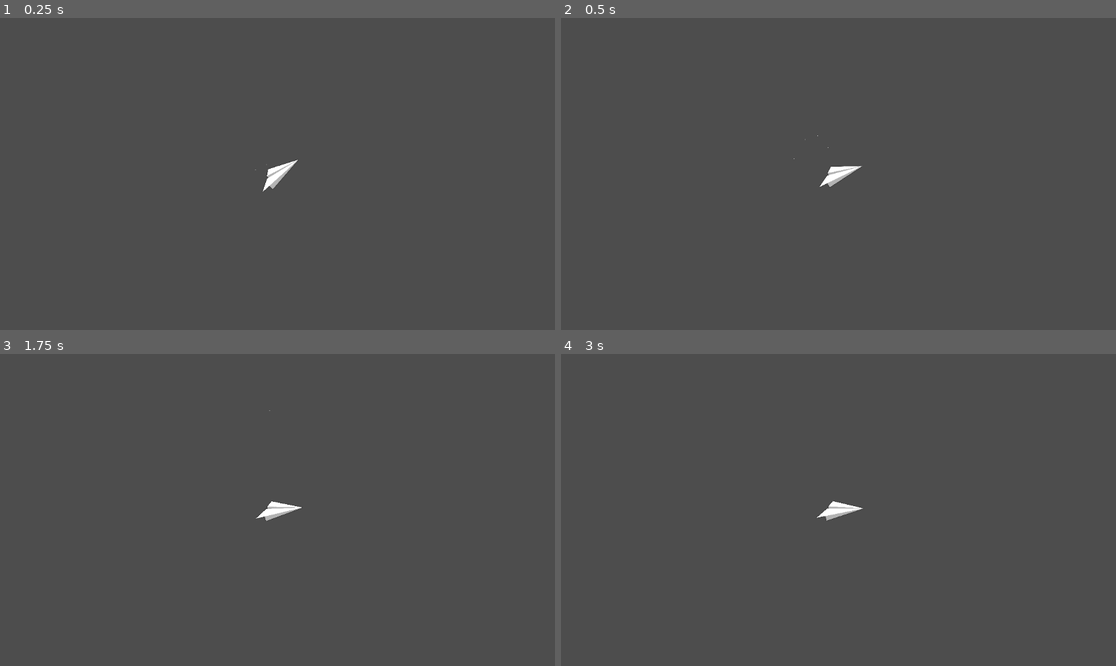
Above: before the commit, frames 1-4 (two rows, left to right).
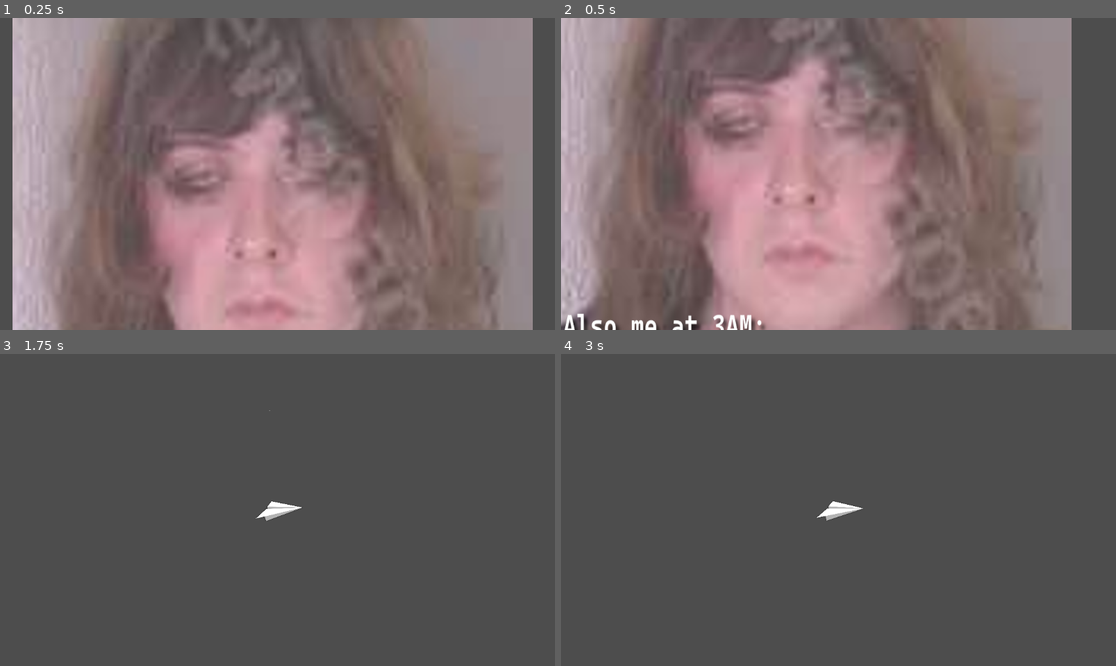
Above: after the commit, the same moments.

Repository: MrCenji/godotproject
Game: Godot game, scene res://Scenes/paper_airplane_game.tscn
Two runs of this game, one before a commit and one after it. Both use one fixed random seed, a clock stepped at 60 frames per second and the inputs below. Before the commit the project has no main scene; this scene is started directly in both runs.
Inputs:
- Up to frame 1 (0.25 s): no input
- Up to frame 2 (0.5 s): no input
- Up to frame 3 (1.75 s): tap Enter (ui_accept) at 0.5, 0.77, 1.52 s; hold Right (ui_right) from 0.53 s (still down)
- Up to frame 4 (3 s): tap Enter (ui_accept) at 2, 2.75 s; release Right (ui_right) at 2.03 s; hold Left (ui_left) 2.03-2.78 s; hold Right (ui_right) from 2.78 s (still down)

The runs differ from the first frame. In frame 1, 86% of the frame differs, in the area x 2-96%, y 0-100%; in frame 2, 87%, in the area x 0-92%, y 0-100%; in frame 3, less than 0.1%; in frame 4, less than 0.1%.

Commit message:
background
background

Diff:
--- a/Scenes/paper_airplane_game.tscn
+++ b/Scenes/paper_airplane_game.tscn
@@ -1,7 +1,8 @@
-[gd_scene load_steps=4 format=3 uid="uid://brs31h5lrtso8"]
+[gd_scene load_steps=5 format=3 uid="uid://brs31h5lrtso8"]
 
 [ext_resource type="Script" path="res://scripts/paper_airplane.gd" id="1_du8bt"]
 [ext_resource type="Texture2D" uid="uid://cgsln2krvrcqc" path="res://Textures/PaperAirplane-01.png" id="2_yxcl1"]
+[ext_resource type="Texture2D" uid="uid://cxhpskmpf0qgo" path="res://Textures/gigglebaitpost.png" id="3_0l4p6"]
 
 [sub_resource type="RectangleShape2D" id="RectangleShape2D_i6hxl"]
 size = Vector2(40, 94)
@@ -24,3 +25,10 @@
 shape = SubResource("RectangleShape2D_i6hxl")
 
 [node name="CPUParticles2D" type="CPUParticles2D" parent="PaperAirplane"]
+
+[node name="TextureRect" type="TextureRect" parent="."]
+offset_left = -504.0
+offset_top = -757.0
+offset_right = 489.0
+offset_bottom = 690.0
+texture = ExtResource("3_0l4p6")
--- a/project.godot
+++ b/project.godot
@@ -11,11 +11,7 @@
 [application]
 
 config/name="ProjectDiddy"
-run/main_scene="res://node_2d.tscn"
+run/main_scene="res://Scenes/paper_airplane_game.tscn"
 config/features=PackedStringArray("4.3", "Forward Plus")
 config/icon="res://icon.svg"
 <<<<<<<HEADrun/main_scene="res://node_2d.tscn"
-
-[rendering]
-
-textures/canvas_textures/default_texture_filter=0
Binary file added: background.png
Not shown, added: background.png.import
Not shown, added: .DS_Store
Not shown, added: Scenes/.DS_Store
Not shown, added: Textures/.DS_Store
